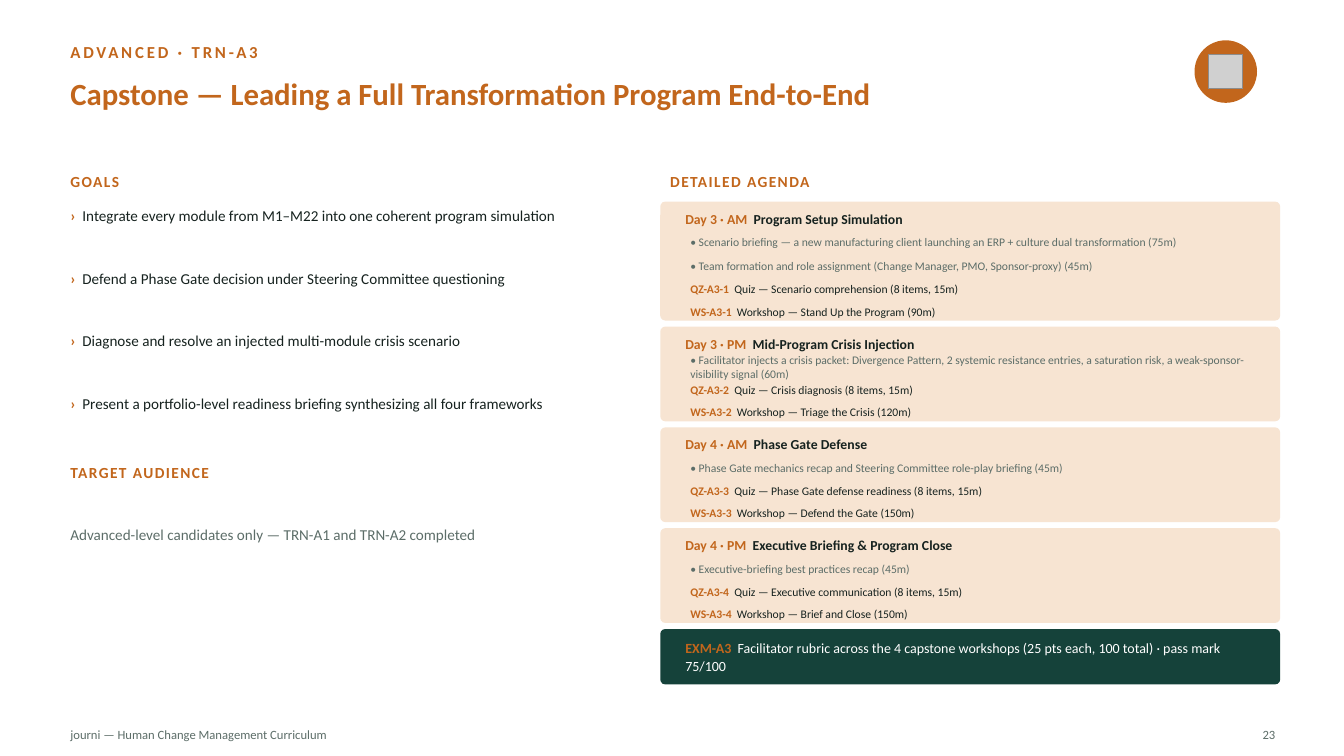
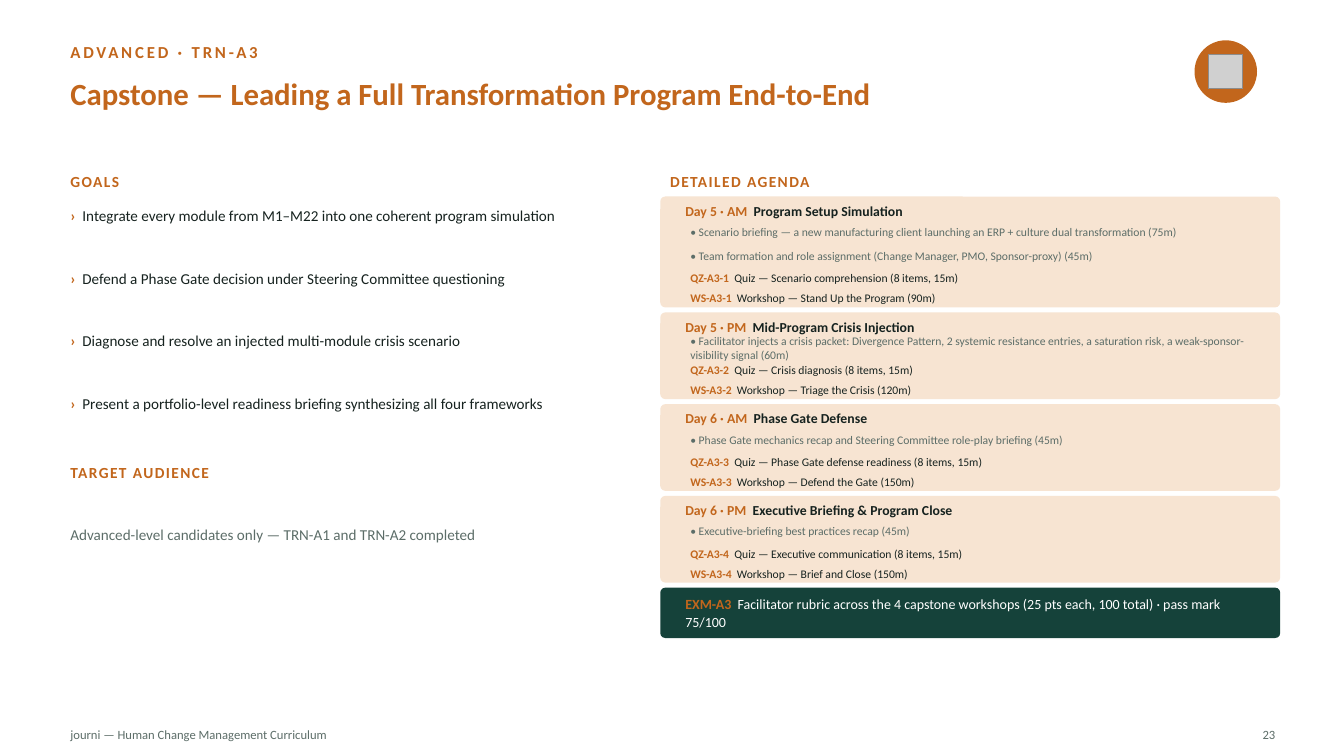
Before and after one commit to mbenhima/scm-process-register, a slide deck: slide 24 of deliverables/journi_Curriculum_HCM.pptx. Drawn at 1344x756 pixels with LibreOffice and Linux fonts; fonts in the diff are those of the drawing; grey boxes stand for pictures. Boxes give left, top, right and bottom in pixels: in the first picture for what was removed or moved away, otherwise in the second. Text is boxed around its words. In the diff, an @@ line names an element or a change of style, - is before the commit and + after.

```diff
--- a/deliverables/journi_Curriculum_HCM.pptx
+++ b/deliverables/journi_Curriculum_HCM.pptx
@@ rounded rectangle: place and size @@
-rounded rectangle at bbox=[660, 202, 1280, 321]
+rounded rectangle at bbox=[660, 197, 1280, 308]
@@ text at bbox=[685, 206, 902, 219]: text changed @@
-Day 3 · AM Program Setup Simulation
+Day 5 · AM Program Setup Simulation
@@ 4 texts: place and size @@
-4 texts at bbox=[690, 238, 1176, 318]
+4 texts at bbox=[690, 228, 1176, 304]
@@ rounded rectangle: place and size @@
-rounded rectangle at bbox=[660, 327, 1280, 421]
+rounded rectangle at bbox=[660, 313, 1280, 399]
@@ text at bbox=[685, 322, 914, 335]: text changed @@
-Day 3 · PM Mid-Program Crisis Injection
+Day 5 · PM Mid-Program Crisis Injection
@@ 3 texts: place and size @@
-3 texts at bbox=[690, 356, 1244, 418]
+3 texts at bbox=[690, 337, 1244, 396]
@@ rounded rectangle: place and size @@
-rounded rectangle at bbox=[660, 427, 1280, 522]
+rounded rectangle at bbox=[660, 404, 1280, 491]
@@ text at bbox=[685, 413, 867, 425]: text changed @@
-Day 4 · AM Phase Gate Defense
+Day 6 · AM Phase Gate Defense
@@ 3 texts: place and size @@
-3 texts at bbox=[690, 464, 1063, 519]
+3 texts at bbox=[690, 436, 1063, 488]
@@ rounded rectangle: place and size @@
-rounded rectangle at bbox=[660, 528, 1280, 623]
+rounded rectangle at bbox=[660, 496, 1280, 583]
@@ text at bbox=[685, 505, 952, 518]: text changed @@
-Day 4 · PM Executive Briefing & Program Close
+Day 6 · PM Executive Briefing & Program Close
@@ 3 texts: place and size @@
-3 texts at bbox=[690, 565, 963, 620]
+3 texts at bbox=[690, 527, 963, 580]
@@ proportions changed in 5 elements at bbox=[660, 197, 1280, 308], bbox=[660, 313, 1280, 399], bbox=[660, 404, 1280, 491], bbox=[660, 496, 1280, 583], bbox=[660, 588, 1280, 638] @@
@@ rounded rectangle: place and size @@
-rounded rectangle at bbox=[660, 629, 1280, 685]
+rounded rectangle at bbox=[660, 588, 1280, 638]
@@ text "EXM-A3 Facilitator rubric across the ...": place and size @@
-text "EXM-A3 Facilitator rubric across the ..." at bbox=[685, 643, 1220, 672]
+text "EXM-A3 Facilitator rubric across the ..." at bbox=[685, 599, 1220, 628]
```
Also in this commit, not shown: 23 other slides changed, 3 other files.
